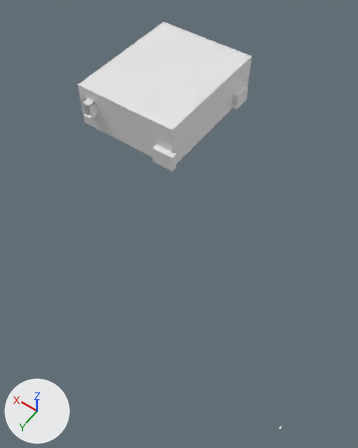
The FBX model models/AR_FataMorgana/exports/AR_FataMorgana_instaphal.fbx, before and after one commit.
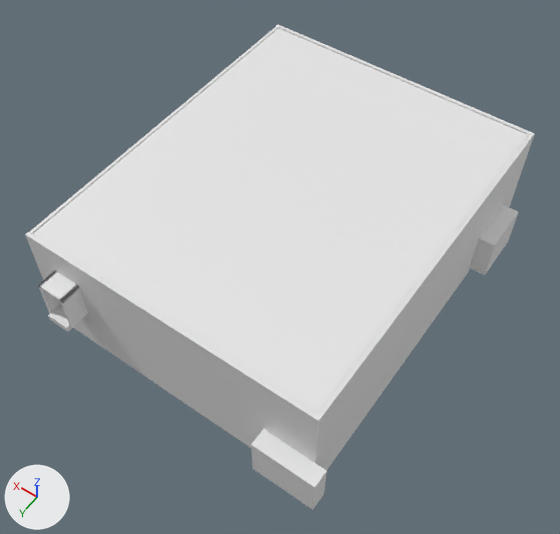
Each version appears first whole from a 50 mm camera at (-0.3, 20.9, 58.7) aimed at (28.4, -19.3, -4.4), and next in a close-up from a 50 mm camera at (27.6, -13.0, 39.5) aimed at (45.2, -37.6, 0.8). Every picture has the same lights, and +X, +Y and +Z are marked at lower left. The last two pictures show the newer version.

Script lines for the objects in view, before the commit:
```python
me_fm_instaphal_gangmuur_002 = bpy.data.meshes.new('FM_instaphal_gangmuur.002')
me_fm_instaphal_gangmuur_002.from_pydata(...)  # 90 vertices, 168 faces; spans x 36.2..57.2, y -53.7..-27.0, z 0.0..4.9
me_fm_instaphal_gangmuur_002.materials.append(mat_fm_gangmuur)  # white #e7e7e7
me_fm_instaphal_onderwand_002 = bpy.data.meshes.new('FM_instaphal_onderwand.002')
me_fm_instaphal_onderwand_002.from_pydata(...)  # 276 vertices, 568 faces; spans x 36.2..56.8, y -53.7..-28.4, z -3.7..0.3
me_fm_instaphal_onderwand_002.materials.append(mat_fm_onderwand)  # white #e7e7e7
me_fm_instaphal_poort_002 = bpy.data.meshes.new('FM_instaphal_poort.002')
me_fm_instaphal_poort_002.from_pydata(...)  # a box spanning x 35.5..39.7, y -28.4..-27.2, z -3.2..0.0; a box spanning x 35.1..36.2, y -51.5..-47.8, z -3.2..0.0
me_fm_instaphal_poort_002.materials.append(mat_fm_poort)  # white #e7e7e7
ob_fm_gangmuur_0_instaphal = bpy.data.objects.new('FM_gangmuur_0_instaphal', me_fm_instaphal_gangmuur_002)
ob_fm_gangmuur_0_instaphal.location = (0.0, 0.0, 0.0)
ob_fm_onderwand_0_instaphal = bpy.data.objects.new('FM_onderwand_0_instaphal', me_fm_instaphal_onderwand_002)
ob_fm_onderwand_0_instaphal.location = (0.0, 0.0, 0.0)
ob_fm_poort_0_instaphal = bpy.data.objects.new('FM_poort_0_instaphal', me_fm_instaphal_poort_002)
ob_fm_poort_0_instaphal.location = (0.0, 0.0, 0.0)
# also in view: 'FM_plafond_0_instaphal' at (46.5, -41.0, 4.9)
```
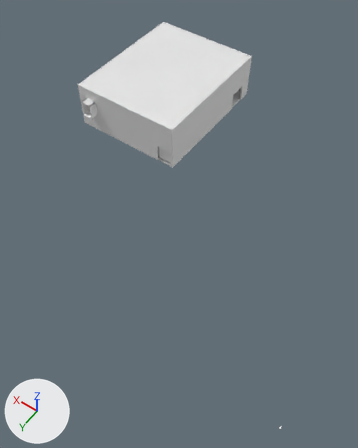
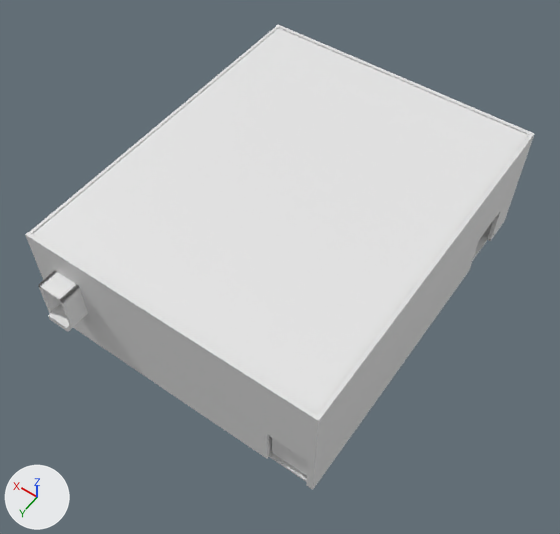
Where the change shows, as pixel boxes (x1, y1, x2, y2) in the close-ups (560 x 534 px):
'FM_poort_0_instaphal', deleted
    before: (251, 205, 518, 510)

The change, as a list of edits to the scene's bpy script:
```text
Remove ob_fm_poort_0_instaphal:
    ob_fm_poort_0_instaphal = bpy.data.objects.new('FM_poort_0_instaphal', me_fm_instaphal_poort_002)
    ob_fm_poort_0_instaphal.location = (0.0, 0.0, 0.0)
```
